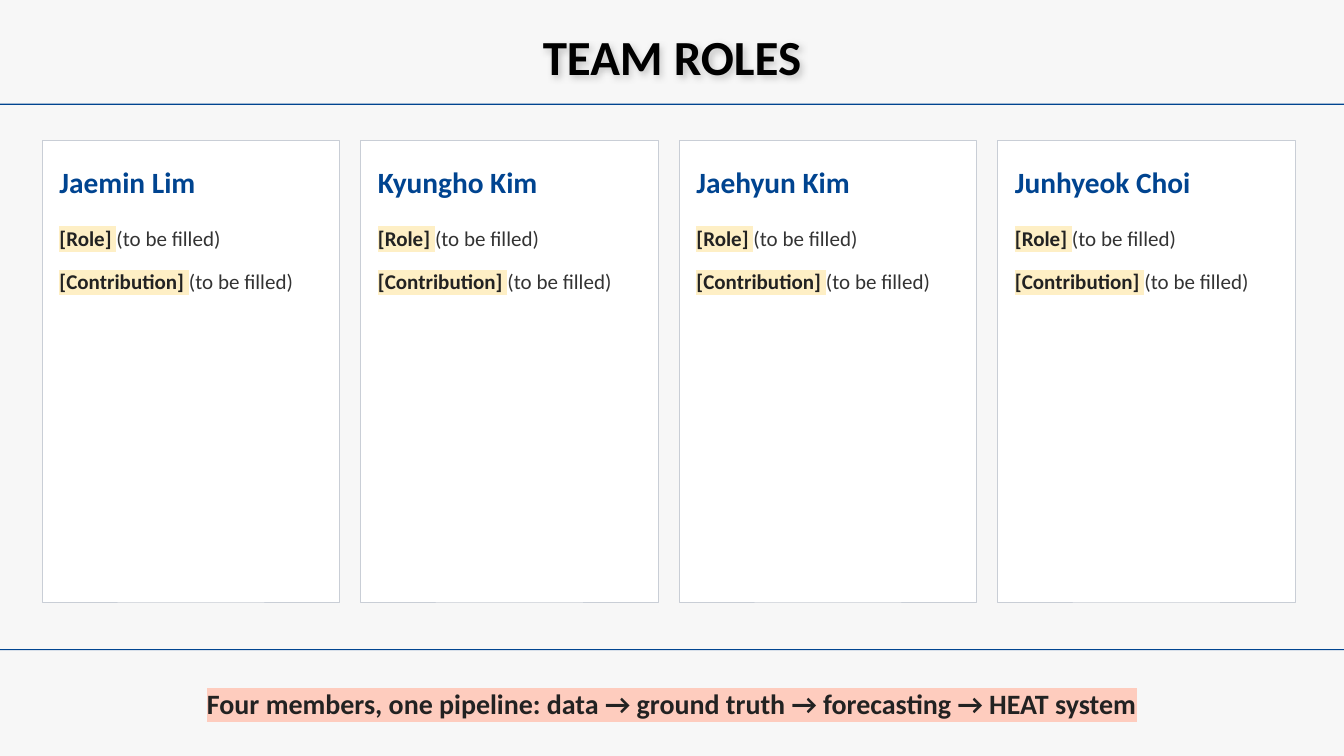
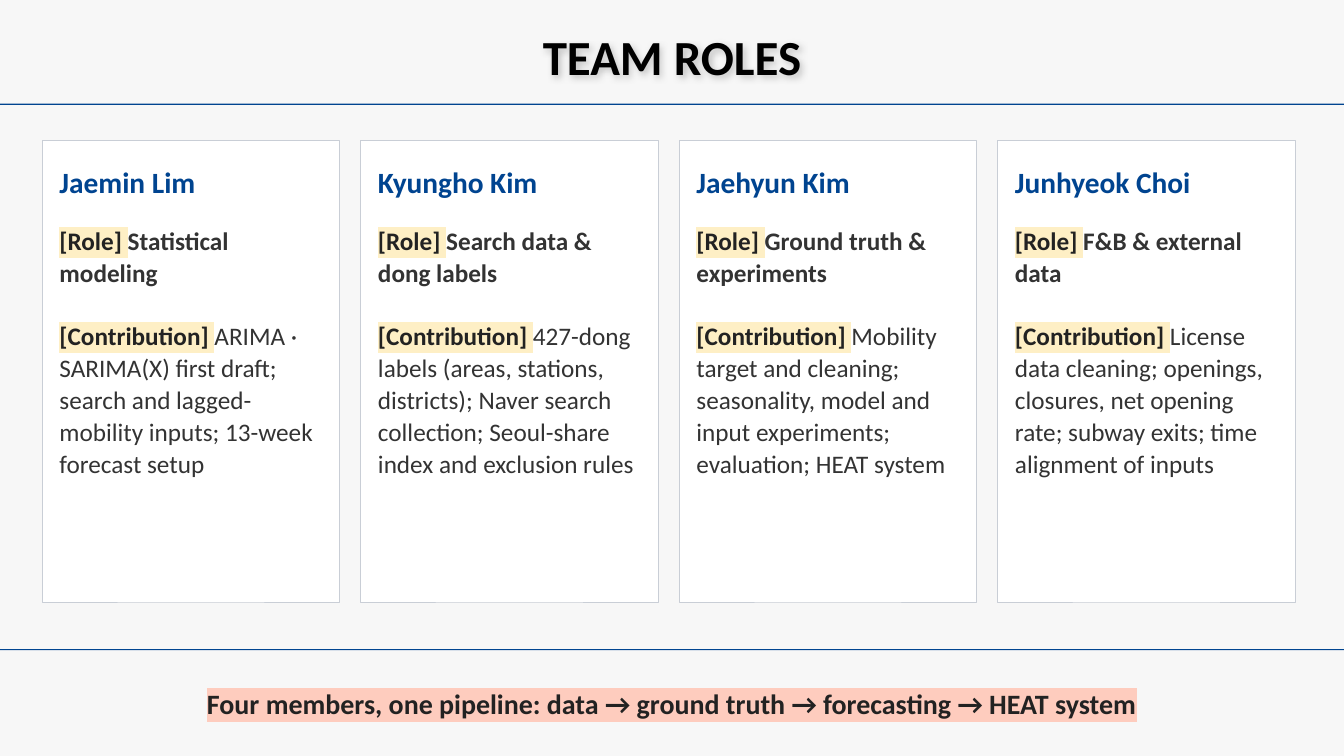
Before and after one commit to beblack127/HEAT, a slide deck: slide 2 of reports/gt_midterm/slides/HEAT_midterm.pptx. Drawn at 1344x756 pixels with LibreOffice and Linux fonts; fonts in the diff are those of the drawing. Boxes give left, top, right and bottom in pixels: in the first picture for what was removed or moved away, otherwise in the second. Text is boxed around its words. In the diff, an @@ line names an element or a change of style, - is before the commit and + after.

```diff
--- a/reports/gt_midterm/slides/HEAT_midterm.pptx
+++ b/reports/gt_midterm/slides/HEAT_midterm.pptx
@@ text at bbox=[59, 231, 313, 477]: text changed; size 22.5 to 27 pt @@
-[Role] (to be filled)
-[Contribution] (to be filled)
+[Role] Statistical modeling
+[Contribution] ARIMA · SARIMA(X) first draft; search and lagged-mobility inputs; 13-week forecast setup
@@ text at bbox=[378, 231, 633, 473]: text changed; size 22.5 to 27 pt @@
-[Role] (to be filled)
-[Contribution] (to be filled)
+[Role] Search data & dong labels
+[Contribution] 427-dong labels (areas, stations, districts); Naver search collection; Seoul-share index and exclusion rules
@@ text at bbox=[696, 231, 945, 477]: text changed; size 22.5 to 27 pt @@
-[Role] (to be filled)
-[Contribution] (to be filled)
+[Role] Ground truth & experiments
+[Contribution] Mobility target and cleaning; seasonality, model and input experiments; evaluation; HEAT system
@@ text at bbox=[1015, 231, 1263, 478]: text changed; size 22.5 to 27 pt @@
-[Role] (to be filled)
-[Contribution] (to be filled)
+[Role] F&B & external data
+[Contribution] License data cleaning; openings, closures, net opening rate; subway exits; time alignment of inputs
```
Also in this commit, not shown: 3 other files.
